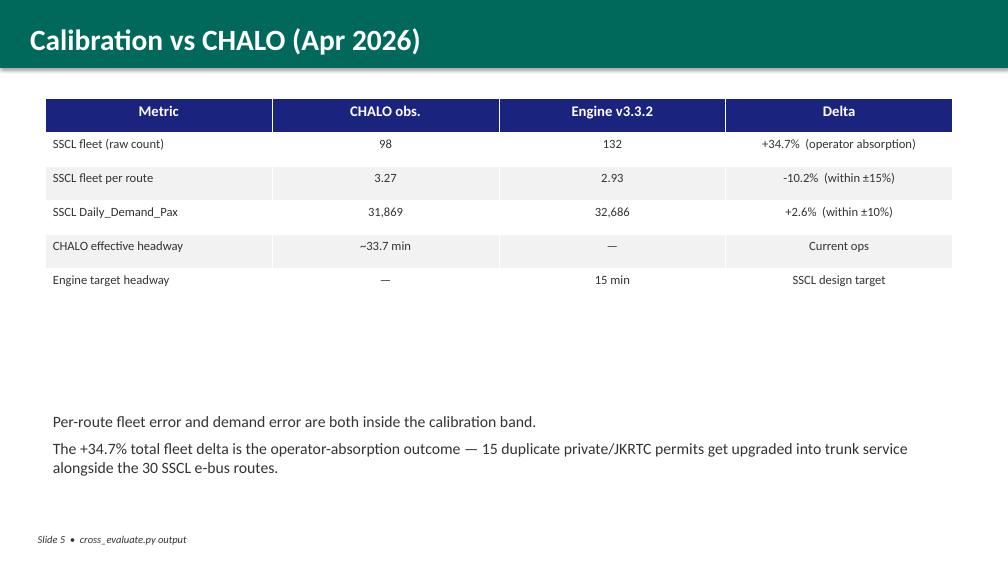
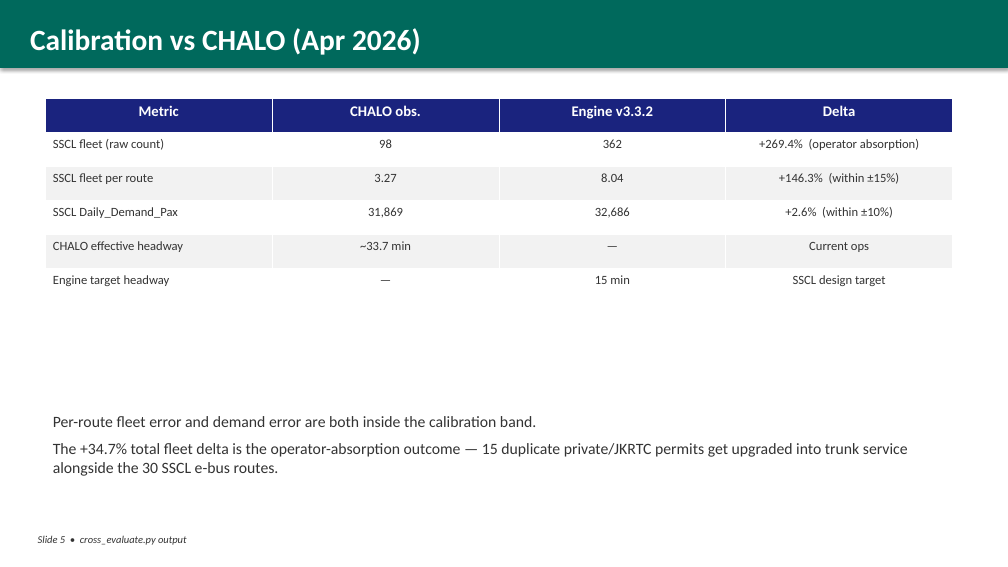
Before and after one commit to Princu-Babu/kashmir-transit-rationalisation, a slide deck: slide 5 of Kashmir_Transit_Technical_Briefing.pptx. Drawn at 1008x567 pixels with LibreOffice and Linux fonts; fonts in the diff are those of the drawing. Boxes give left, top, right and bottom in pixels: in the first picture for what was removed or moved away, otherwise in the second. Text is boxed around its words. In the diff, an @@ line names an element or a change of style, - is before the commit and + after.

```diff
--- a/Kashmir_Transit_Technical_Briefing.pptx
+++ b/Kashmir_Transit_Technical_Briefing.pptx
@@ table at [45, 98, 953, 302] @@
-row 2, column 3: 132
+row 2, column 3: 362
-row 2, column 4: +34.7% (operator absorption)
+row 2, column 4: +269.4% (operator absorption)
-row 3, column 3: 2.93
+row 3, column 3: 8.04
-row 3, column 4: -10.2% (within ±15%)
+row 3, column 4: +146.3% (within ±15%)
```
Also in this commit, not shown: 3 other slides changed, 5 other files.
